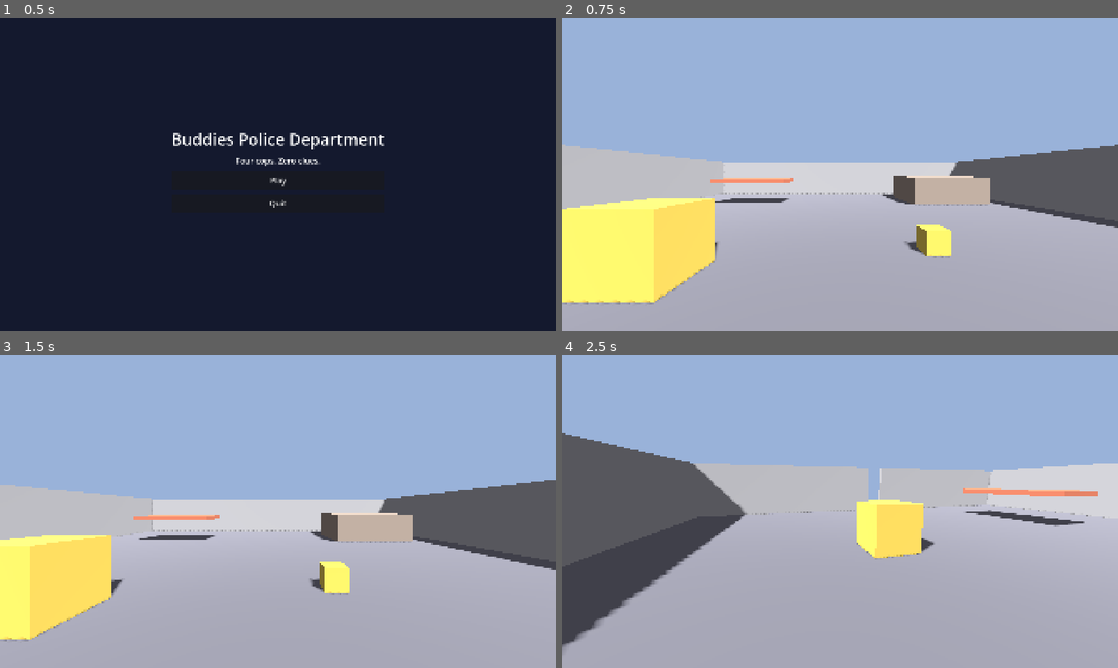
Above: before the commit, frames 1-4 (two rows, left to right).
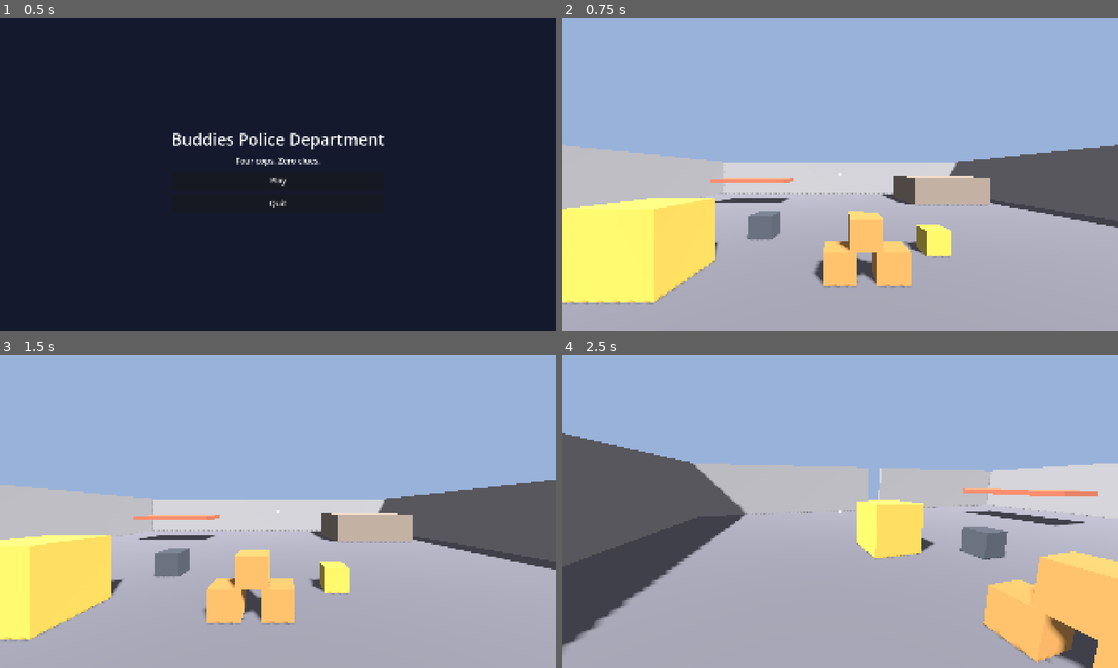
Above: after the commit, the same moments.

Repository: cristiangelini/BPD
Game: Godot game, scene res://scenes/ui/main_menu.tscn
Two runs of this game, one before a commit and one after it. Both use one fixed random seed, a clock stepped at 60 frames per second and the inputs below.
Inputs (mouse positions are in pixels of both pictures, inside the frame that each line leads up to):
- Up to frame 1 (0.5 s): no input
- Up to frame 2 (0.75 s): click "Play" at 0.5 s
- Up to frame 3 (1.5 s): tap Enter at 1.25 s; move the mouse to (400, 495) at 1.27 s; hold D (move_right) from 1.28 s (still down); hold Mouse wheel down (hold_closer) from 1.28 s (still down); click (400, 495) at 1.35 s
- Up to frame 4 (2.5 s): tap Space (jump) at 1.52, 2.27 s; move the mouse to (812, 511) at 2.02 s; release D (move_right) at 2.03 s; release Mouse wheel down (hold_closer) at 2.03 s; hold W (move_forward) from 2.03 s (still down); tap Mouse wheel down (hold_closer) at 2.1 s; click (812, 511) at 2.17 s; tap Mouse wheel up (hold_farther) at 2.3 s

Frame 1 is identical in both runs. In frame 2, 3.2% of the frame differs, in the area x 33-63%, y 49-87%; in frame 3, 3.2%; in frame 4, 7.6%, in the area x 49-100%, y 49-100%.

Commit message:
Add grabbing, carrying together and throwing props
Every holder pulls a Grabbable toward their hold point with at most one
cop's strength, so objects over 25 kg need several cops. Right click
throws (8 m/s for 1 kg, slower when heavier), the wheel moves the hold
distance between 1 and 2.5 m.

Co-Authored-By: Claude Opus 5.5 (1M context) <noreply@anthropic.com>
Claude-Session: https://claude.ai/code/session_01UXwRy4nCUmp8Zcg5tBLZhH

Diff:
--- a/scenes/levels/grey_room.tscn
+++ b/scenes/levels/grey_room.tscn
@@ -1,6 +1,8 @@
-[gd_scene load_steps=33 format=3]
+[gd_scene load_steps=35 format=3]
 
 [ext_resource type="PackedScene" path="res://scenes/player/cop.tscn" id="1"]
+[ext_resource type="PackedScene" path="res://scenes/props/crate.tscn" id="2"]
+[ext_resource type="PackedScene" path="res://scenes/props/heavy_safe.tscn" id="3"]
 
 [sub_resource type="Environment" id="Env"]
 background_mode = 1
@@ -212,3 +214,17 @@
 
 [node name="Cop" parent="." instance=ExtResource("1")]
 transform = Transform3D(1, 0, 0, 0, 1, 0, 0, 0, 1, 0, 0, 6)
+
+[node name="Props" type="Node3D" parent="."]
+
+[node name="Crate1" parent="Props" instance=ExtResource("2")]
+transform = Transform3D(1, 0, 0, 0, 1, 0, 0, 0, 1, 0, 0.25, 3)
+
+[node name="Crate2" parent="Props" instance=ExtResource("2")]
+transform = Transform3D(1, 0, 0, 0, 1, 0, 0, 0, 1, 0.8, 0.25, 3)
+
+[node name="Crate3" parent="Props" instance=ExtResource("2")]
+transform = Transform3D(1, 0, 0, 0, 1, 0, 0, 0, 1, 0.4, 0.75, 3)
+
+[node name="HeavySafe" parent="Props" instance=ExtResource("3")]
+transform = Transform3D(1, 0, 0, 0, 1, 0, 0, 0, 1, -2, 0.3, 1)
--- a/scenes/player/cop.tscn
+++ b/scenes/player/cop.tscn
@@ -1,6 +1,7 @@
-[gd_scene load_steps=5 format=3]
+[gd_scene load_steps=6 format=3]
 
 [ext_resource type="Script" path="res://scripts/player/cop.gd" id="1"]
+[ext_resource type="Script" path="res://scripts/player/grabber.gd" id="2"]
 
 [sub_resource type="CapsuleShape3D" id="Capsule"]
 radius = 0.35
@@ -15,7 +16,7 @@
 
 [node name="Cop" type="CharacterBody3D"]
 collision_layer = 2
-collision_mask = 1
+collision_mask = 5
 script = ExtResource("1")
 
 [node name="Shape" type="CollisionShape3D" parent="."]
@@ -32,3 +33,21 @@
 
 [node name="Camera" type="Camera3D" parent="Head"]
 fov = 80.0
+
+[node name="Grabber" type="Node" parent="."]
+script = ExtResource("2")
+
+[node name="Hud" type="CanvasLayer" parent="."]
+
+[node name="Crosshair" type="ColorRect" parent="Hud"]
+anchors_preset = 8
+anchor_left = 0.5
+anchor_top = 0.5
+anchor_right = 0.5
+anchor_bottom = 0.5
+offset_left = -3.0
+offset_top = -3.0
+offset_right = 3.0
+offset_bottom = 3.0
+mouse_filter = 2
+color = Color(1, 1, 1, 0.8)
--- /dev/null
+++ b/scenes/props/crate.tscn
@@ -0,0 +1,25 @@
+[gd_scene load_steps=5 format=3]
+
+[ext_resource type="Script" path="res://scripts/props/grabbable.gd" id="1"]
+
+[sub_resource type="BoxShape3D" id="Shape"]
+size = Vector3(0.5, 0.5, 0.5)
+
+[sub_resource type="BoxMesh" id="Mesh"]
+size = Vector3(0.5, 0.5, 0.5)
+
+[sub_resource type="StandardMaterial3D" id="Mat"]
+albedo_color = Color(0.75, 0.55, 0.3, 1)
+
+[node name="Crate" type="RigidBody3D"]
+collision_layer = 4
+collision_mask = 7
+mass = 3.0
+script = ExtResource("1")
+
+[node name="Shape" type="CollisionShape3D" parent="."]
+shape = SubResource("Shape")
+
+[node name="Mesh" type="MeshInstance3D" parent="."]
+mesh = SubResource("Mesh")
+surface_material_override/0 = SubResource("Mat")
--- /dev/null
+++ b/scenes/props/heavy_safe.tscn
@@ -0,0 +1,25 @@
+[gd_scene load_steps=5 format=3]
+
+[ext_resource type="Script" path="res://scripts/props/grabbable.gd" id="1"]
+
+[sub_resource type="BoxShape3D" id="Shape"]
+size = Vector3(0.6, 0.6, 0.6)
+
+[sub_resource type="BoxMesh" id="Mesh"]
+size = Vector3(0.6, 0.6, 0.6)
+
+[sub_resource type="StandardMaterial3D" id="Mat"]
+albedo_color = Color(0.3, 0.32, 0.35, 1)
+
+[node name="HeavySafe" type="RigidBody3D"]
+collision_layer = 4
+collision_mask = 7
+mass = 40.0
+script = ExtResource("1")
+
+[node name="Shape" type="CollisionShape3D" parent="."]
+shape = SubResource("Shape")
+
+[node name="Mesh" type="MeshInstance3D" parent="."]
+mesh = SubResource("Mesh")
+surface_material_override/0 = SubResource("Mat")
--- /dev/null
+++ b/scripts/player/grabber.gd
@@ -0,0 +1,65 @@
+class_name Grabber
+extends Node
+
+## Lets its cop grab what the camera points at: hold left click to carry, right click to throw,
+## mouse wheel to bring it closer or push it away.
+
+@export var input_enabled := true
+
+var held: Grabbable
+var hold_distance := GameScale.HOLD_MAX
+
+@onready var _cop: Cop = get_parent()
+
+
+func _physics_process(_delta: float) -> void:
+	if input_enabled:
+		if Input.is_action_just_pressed("grab"):
+			try_grab()
+		elif Input.is_action_just_released("grab"):
+			release()
+		elif Input.is_action_just_pressed("throw"):
+			throw()
+	if held:
+		held.hold(get_instance_id(), hold_point())
+
+
+func _unhandled_input(event: InputEvent) -> void:
+	if not input_enabled or not held:
+		return
+	if event.is_action_pressed("hold_closer"):
+		hold_distance = maxf(hold_distance - 0.25, GameScale.HOLD_MIN)
+	elif event.is_action_pressed("hold_farther"):
+		hold_distance = minf(hold_distance + 0.25, GameScale.HOLD_MAX)
+
+
+func hold_point() -> Vector3:
+	var eye := _cop.camera.global_transform
+	return eye.origin - eye.basis.z * hold_distance
+
+
+## Grabs the object in front of the camera within reach. Returns true if it got one.
+func try_grab() -> bool:
+	var eye := _cop.camera.global_transform
+	var query := PhysicsRayQueryParameters3D.create(eye.origin, eye.origin - eye.basis.z * GameScale.GRAB_REACH)
+	query.exclude = [_cop.get_rid()]
+	var hit := _cop.get_world_3d().direct_space_state.intersect_ray(query)
+	if hit.is_empty() or not hit.collider is Grabbable:
+		return false
+	held = hit.collider
+	hold_distance = clampf(eye.origin.distance_to(hit.position), GameScale.HOLD_MIN, GameScale.HOLD_MAX)
+	held.hold(get_instance_id(), hold_point())
+	return true
+
+
+func release() -> void:
+	if held:
+		held.let_go(get_instance_id())
+	held = null
+
+
+func throw() -> void:
+	if not held:
+		return
+	held.throw_toward(get_instance_id(), -_cop.camera.global_transform.basis.z)
+	held = null
--- /dev/null
+++ b/scripts/props/grabbable.gd
@@ -0,0 +1,59 @@
+class_name Grabbable
+extends RigidBody3D
+
+## A physics object cops can grab, carry together and throw (docs/diseno/escala.md, "Agarrar y cargar").
+## Every holder pulls it toward their hold point with at most one cop's strength,
+## so anything heavier than GameScale.COP_CARRY_KG needs several cops to lift.
+
+const STIFFNESS := 60.0
+const DAMPING := 12.0
+## Spare strength over the carry limit, so a 25 kg object can still be moved, slowly.
+const STRENGTH_MARGIN := 1.2
+
+## holder id -> hold point in world space
+var holders := {}
+
+
+static func max_force_per_holder() -> float:
+	return GameScale.COP_CARRY_KG * GameScale.GRAVITY * STRENGTH_MARGIN
+
+
+## Speed of a throw: 8 m/s for 1 kg, slower the heavier it is, never faster than 8 m/s.
+static func throw_speed(kg: float) -> float:
+	return GameScale.THROW_SPEED_1KG / sqrt(maxf(kg, 1.0))
+
+
+func hold(holder_id: int, point: Vector3) -> void:
+	holders[holder_id] = point
+	can_sleep = false
+	sleeping = false
+
+
+func let_go(holder_id: int) -> void:
+	holders.erase(holder_id)
+	if holders.is_empty():
+		can_sleep = true
+		sleeping = false
+
+
+func is_held() -> bool:
+	return not holders.is_empty()
+
+
+func throw_toward(holder_id: int, direction: Vector3) -> void:
+	let_go(holder_id)
+	if is_held():
+		return  # the others keep holding it, so it doesn't fly
+	linear_velocity = direction.normalized() * throw_speed(mass)
+
+
+func _physics_process(_delta: float) -> void:
+	if holders.is_empty():
+		return
+	var share := 1.0 / holders.size()
+	var limit := max_force_per_holder()
+	for point: Vector3 in holders.values():
+		var accel := (point - global_position) * STIFFNESS - linear_velocity * DAMPING
+		var force := mass * accel * share + Vector3.UP * mass * GameScale.GRAVITY * share
+		apply_central_force(force.limit_length(limit))
+	angular_velocity *= 0.9
--- /dev/null
+++ b/tests/unit/test_grab.gd
@@ -0,0 +1,96 @@
+extends GutTest
+
+## Grabbing, carrying together and throwing (docs/diseno/escala.md, "Agarrar y cargar").
+
+const COP_SCENE := preload("res://scenes/player/cop.tscn")
+const CRATE_SCENE := preload("res://scenes/props/crate.tscn")
+const SAFE_SCENE := preload("res://scenes/props/heavy_safe.tscn")
+
+
+func before_each() -> void:
+	var floor_body := StaticBody3D.new()
+	var shape := CollisionShape3D.new()
+	var box := BoxShape3D.new()
+	box.size = Vector3(50, 0.2, 50)
+	shape.shape = box
+	shape.position.y = -0.1
+	floor_body.add_child(shape)
+	add_child_autofree(floor_body)
+
+
+func _spawn(scene: PackedScene, at: Vector3) -> Grabbable:
+	var prop: Grabbable = scene.instantiate()
+	prop.position = at
+	add_child_autofree(prop)
+	return prop
+
+
+## Holds the prop at a point 1.4 m up for the given holders and returns how high it got.
+func _lift(prop: Grabbable, holder_count: int, seconds := 2.0) -> float:
+	var target := prop.global_position + Vector3.UP * 1.4
+	var top := prop.global_position.y
+	for frame in int(seconds * 60):
+		for id in holder_count:
+			prop.hold(id + 1, target)
+		await wait_physics_frames(1)
+		top = maxf(top, prop.global_position.y)
+	return top
+
+
+func test_one_cop_lifts_a_crate() -> void:
+	var crate := _spawn(CRATE_SCENE, Vector3(0, 0.25, 0))
+	var top := await _lift(crate, 1)
+	assert_gt(top, 1.4, "a 3 kg crate should reach the hold point")
+
+
+func test_one_cop_cannot_lift_the_safe() -> void:
+	var safe := _spawn(SAFE_SCENE, Vector3(0, 0.3, 0))
+	var top := await _lift(safe, 1)
+	assert_lt(top, 0.5, "40 kg is more than one cop can carry")
+
+
+func test_two_cops_lift_the_safe() -> void:
+	var safe := _spawn(SAFE_SCENE, Vector3(0, 0.3, 0))
+	var top := await _lift(safe, 2)
+	assert_gt(top, 1.2, "two cops together carry 40 kg")
+
+
+func test_letting_go_drops_it() -> void:
+	var crate := _spawn(CRATE_SCENE, Vector3(0, 0.25, 0))
+	await _lift(crate, 1, 1.0)
+	crate.let_go(1)
+	await wait_physics_frames(90)
+	assert_lt(crate.global_position.y, 0.4)
+
+
+func test_throw_speed_depends_on_mass() -> void:
+	assert_almost_eq(Grabbable.throw_speed(1.0), GameScale.THROW_SPEED_1KG, 0.001)
+	assert_almost_eq(Grabbable.throw_speed(0.2), GameScale.THROW_SPEED_1KG, 0.001)
+	assert_lt(Grabbable.throw_speed(4.0), Grabbable.throw_speed(1.0))
+
+
+func test_cop_grabs_what_it_looks_at_within_reach() -> void:
+	var cop: Cop = COP_SCENE.instantiate()
+	cop.input_enabled = false
+	add_child_autofree(cop)
+	var grabber: Grabber = cop.get_node("Grabber")
+	grabber.input_enabled = false
+	var near := _spawn(CRATE_SCENE, Vector3(0, GameScale.EYE_HEIGHT, -1.5))
+	near.freeze = true
+	await wait_physics_frames(2)
+	assert_true(grabber.try_grab(), "crate 1.5 m ahead is within reach")
+	assert_eq(grabber.held, near)
+	grabber.release()
+	assert_false(near.is_held())
+
+
+func test_cop_cannot_grab_beyond_reach() -> void:
+	var cop: Cop = COP_SCENE.instantiate()
+	cop.input_enabled = false
+	add_child_autofree(cop)
+	var grabber: Grabber = cop.get_node("Grabber")
+	grabber.input_enabled = false
+	var far := _spawn(CRATE_SCENE, Vector3(0, GameScale.EYE_HEIGHT, -4.0))
+	far.freeze = true
+	await wait_physics_frames(2)
+	assert_false(grabber.try_grab())
Not shown, added: scripts/player/grabber.gd.uid
Not shown, added: scripts/props/grabbable.gd.uid
Not shown, added: tests/unit/test_grab.gd.uid
Not shown, changed: CHANGELOG.md
